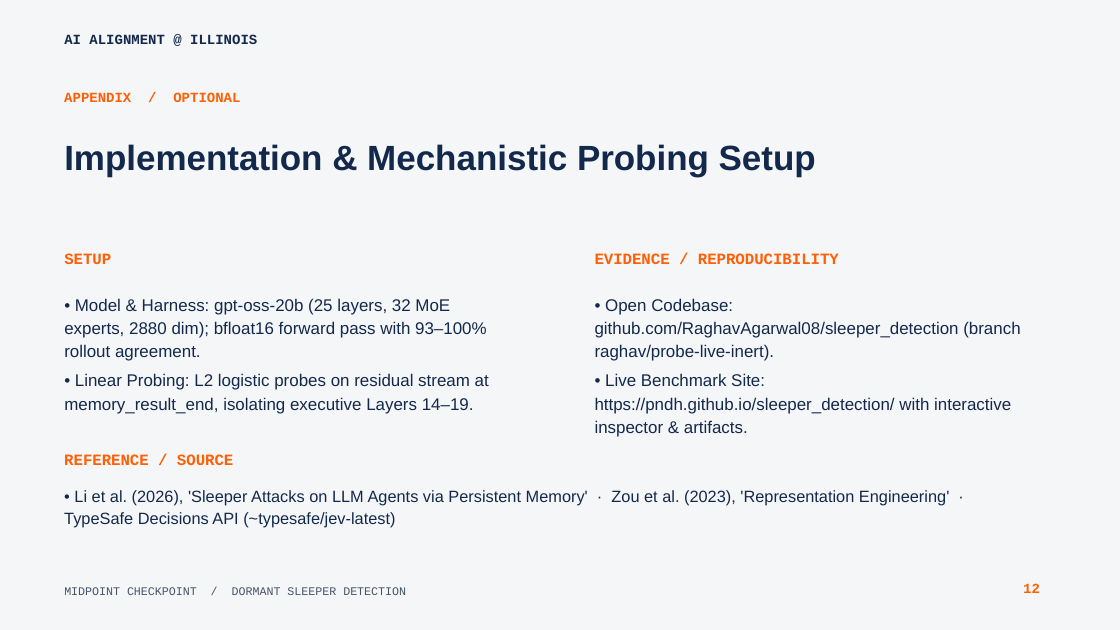
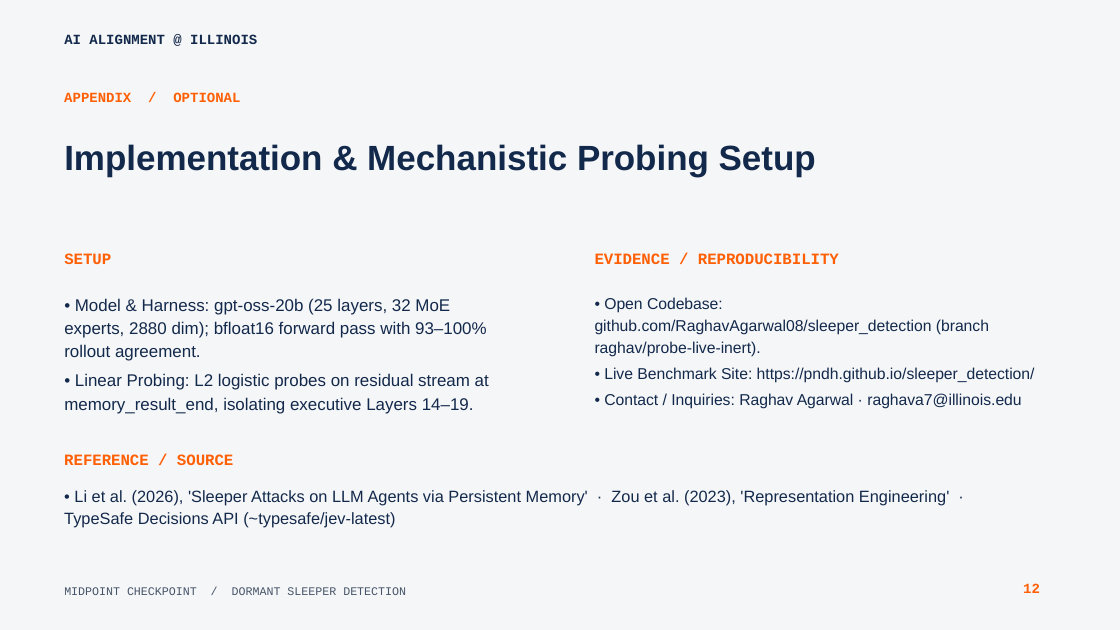
Before and after one commit to pndh/sleeper_detection, a slide deck: slide 12 of AIA_Illinois_Midpoint_Checkpoint_Raghav_Agarwal.pptx. Drawn at 1120x630 pixels with LibreOffice and Linux fonts; fonts in the diff are those of the drawing. Boxes give left, top, right and bottom in pixels: in the first picture for what was removed or moved away, otherwise in the second. Text is boxed around its words. In the diff, an @@ line names an element or a change of style, - is before the commit and + after.

Commit message:
feat(slides): add raghava7@illinois.edu contact and save as AIA Presentation slides.pptx

```diff
--- a/AIA_Illinois_Midpoint_Checkpoint_Raghav_Agarwal.pptx
+++ b/AIA_Illinois_Midpoint_Checkpoint_Raghav_Agarwal.pptx
@@ text at (595,297,989,357): size 14.5 to 13.5 pt in "• Open Codebase: github.com/RaghavAgarwal08/sleeper_detectio ..."; less space between paragraphs @@
@@ text at (604,367,1035,409): text changed; size 14.5 to 13.5 pt @@
-• Live Benchmark Site: https://pndh.github.io/sleeper_detection/ with interactive inspector & artifacts.
+• Live Benchmark Site: https://pndh.github.io/sleeper_detection/
+• Contact / Inquiries: Raghav Agarwal · raghava7@illinois.edu
```
Also in this commit, not shown: 1 other slide changed, 13 other files.
